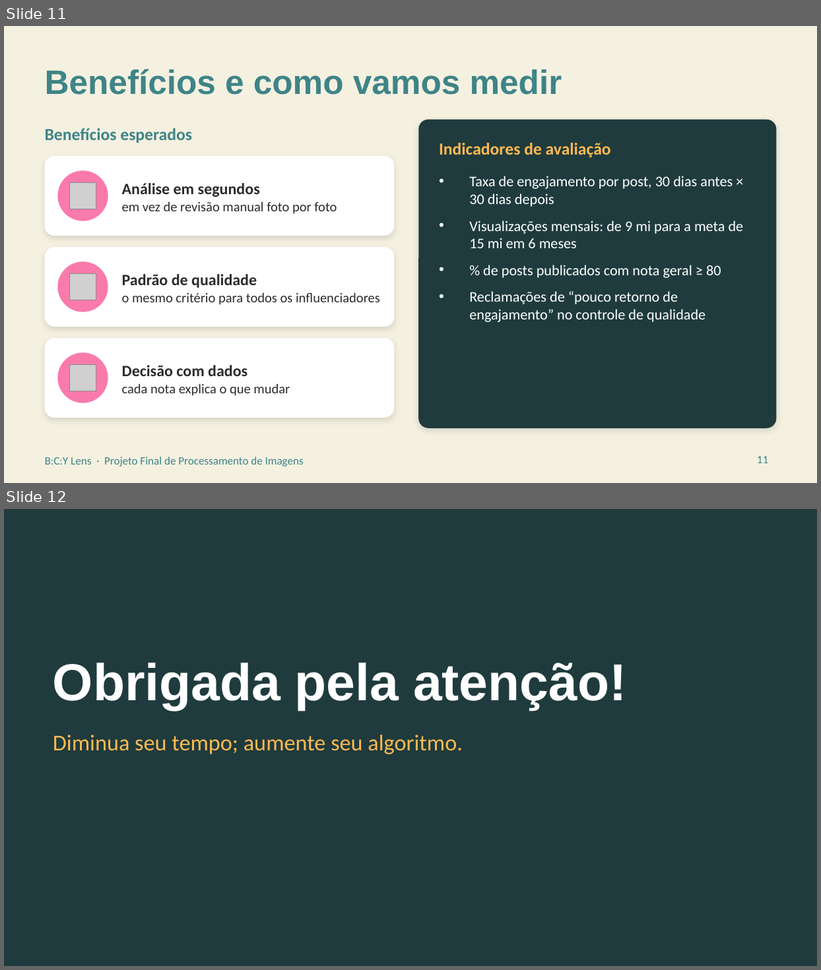
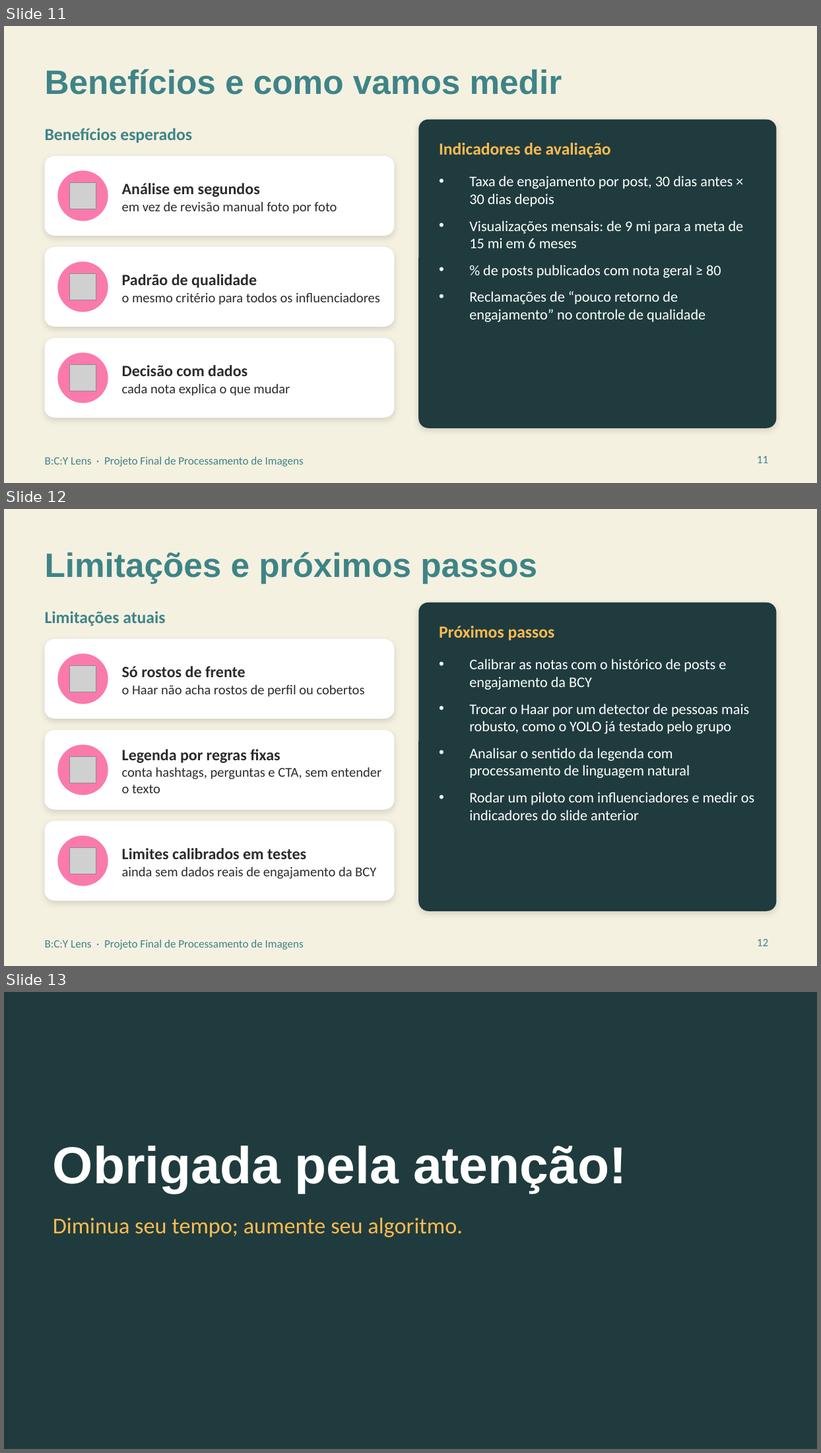
Before and after one commit to Guilherme22B/BYC, a slide deck: apresentacao/BCY_Lens.pptx. Shown one above the other, each under a label of ours: slides 11 and 12 before the commit, slides 11, 12 and 13 after it. The pictures are 821x970 and 821x1453 pixels, drawn with LibreOffice and Linux fonts; fonts in the diff are those of the drawing; grey boxes stand for pictures. Boxes give left, top, right and bottom in pixels: in the first picture for what was removed or moved away, otherwise in the second. Text is boxed around its words. In the diff, an @@ line names an element or a change of style, - is before the commit and + after.

```diff
--- a/apresentacao/BCY_Lens.pptx
+++ b/apresentacao/BCY_Lens.pptx
@@ slide 12 added at [4,509,817,966], background #F5F1E1; not listed: 1 template element that a slide beside it also shows @@
@@ title added at [45,552,537,584], 30 pt, text #3E8487, bold @@
+Limitações e próximos passos
@@ rounded rectangle added at [418,603,776,912], fill #1F3B3D @@
@@ text added at [45,611,165,626], 15 pt, text #3E8487, bold @@
+Limitações atuais
@@ text added at [439,626,555,640], 15 pt, text #FFBA51, bold @@
+Próximos passos
@@ rounded rectangle added at [45,639,394,719], fill #FFFFFF @@
@@ ellipse added at [57,654,108,704], fill #FA7AAC @@
@@ picture added at [70,666,96,692] @@
@@ text added at [122,666,365,697], 12 pt, text #2B2B2B @@
+Só rostos de frente
+o Haar não acha rostos de perfil ou cobertos
@@ text added at [469,659,754,821], 13 pt, text #FFFFFF @@
+• Calibrar as notas com o histórico de posts e engajamento da BCY
+• Trocar o Haar por um detector de pessoas mais robusto, como o YOLO já testado pelo grupo
+• Analisar o sentido da legenda com processamento de linguagem natural
+• Rodar um piloto com influenciadores e medir os indicadores do slide anterior
@@ rounded rectangle added at [45,730,394,810], fill #FFFFFF @@
@@ ellipse added at [57,745,108,795], fill #FA7AAC @@
@@ picture added at [70,757,96,783] @@
@@ text added at [122,749,382,793], 12 pt, text #2B2B2B @@
+Legenda por regras fixas
+conta hashtags, perguntas e CTA, sem entender o texto
@@ rounded rectangle added at [45,821,394,901], fill #FFFFFF @@
@@ ellipse added at [57,836,108,887], fill #FA7AAC @@
@@ picture added at [70,848,96,874] @@
@@ text added at [122,848,376,879], 12 pt, text #2B2B2B @@
+Limites calibrados em testes
+ainda sem dados reais de engajamento da BCY
@@ page number added at [757,939,768,947], 10 pt, text #3E8487 @@
+12
@@ what was slide 12 is now slide 13 @@
```
Also in this commit, not shown: 3 slides changed.
